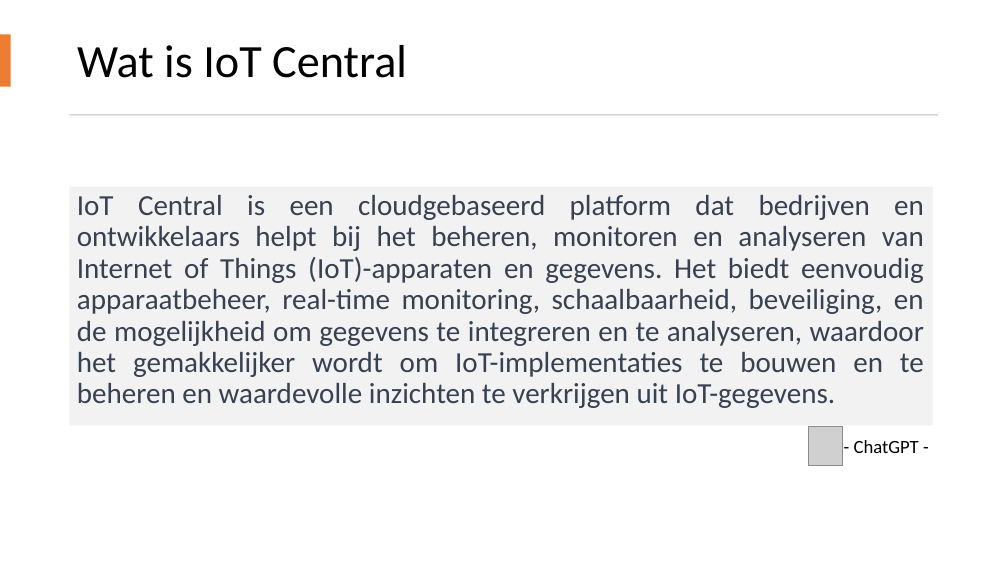
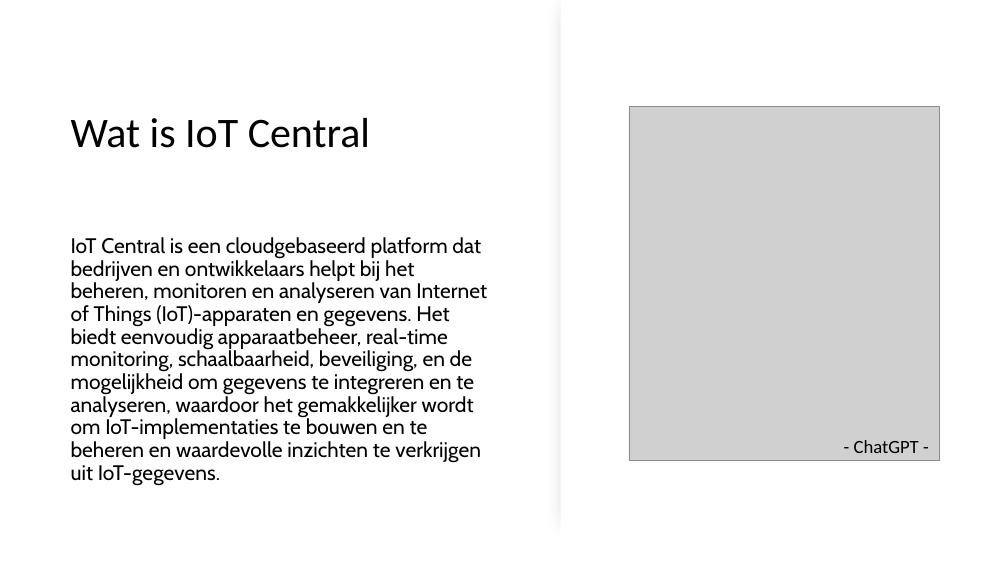
Before and after one commit to thomasgodon/DevCruiseTalk2023, a slide deck: slide 2 of .ppt/Azure Iot Central.pptx. Drawn at 1008x567 pixels with LibreOffice and Linux fonts; fonts in the diff are those of the drawing; grey boxes stand for pictures. Boxes give left, top, right and bottom in pixels: in the first picture for what was removed or moved away, otherwise in the second. Text is boxed around its words. In the diff, an @@ line names an element or a change of style, - is before the commit and + after.

Commit message:
changes ppt

```diff
--- a/.ppt/Azure Iot Central.pptx
+++ b/.ppt/Azure Iot Central.pptx
@@ rectangle added at [561,0,1008,567], fill #FFFFFF @@
@@ rectangle removed at [0,35,11,87] @@
@@ title "Wat is IoT Central": place and size @@
-title "Wat is IoT Central" at [77,45,407,78]
+title "Wat is IoT Central" at [71,118,370,148]
@@ title "Wat is IoT Central" at [71,118,370,148]: size 44 to 40 pt @@
@@ rectangle removed at [70,114,938,116] @@
@@ picture: place and size @@
-picture at [808,426,842,465]
+picture at [629,107,940,460]
@@ text "IoT Central is een cloudgebaseerd ...": place and size @@
-text "IoT Central is een cloudgebaseerd ..." at [70,187,933,426]
+text "IoT Central is een cloudgebaseerd ..." at [71,237,487,486]
@@ text "IoT Central is een cloudgebaseerd ..." at [71,237,487,486]: size 27.7 to 20 pt, font Calibri to Cabin, text colour #374151 to #000000; alignment justified to left; vertical alignment top to middle; fill #F2F2F2 to none @@
```
Also in this commit, not shown: 8 other slides changed, 1 slide added, 1 slide removed.
